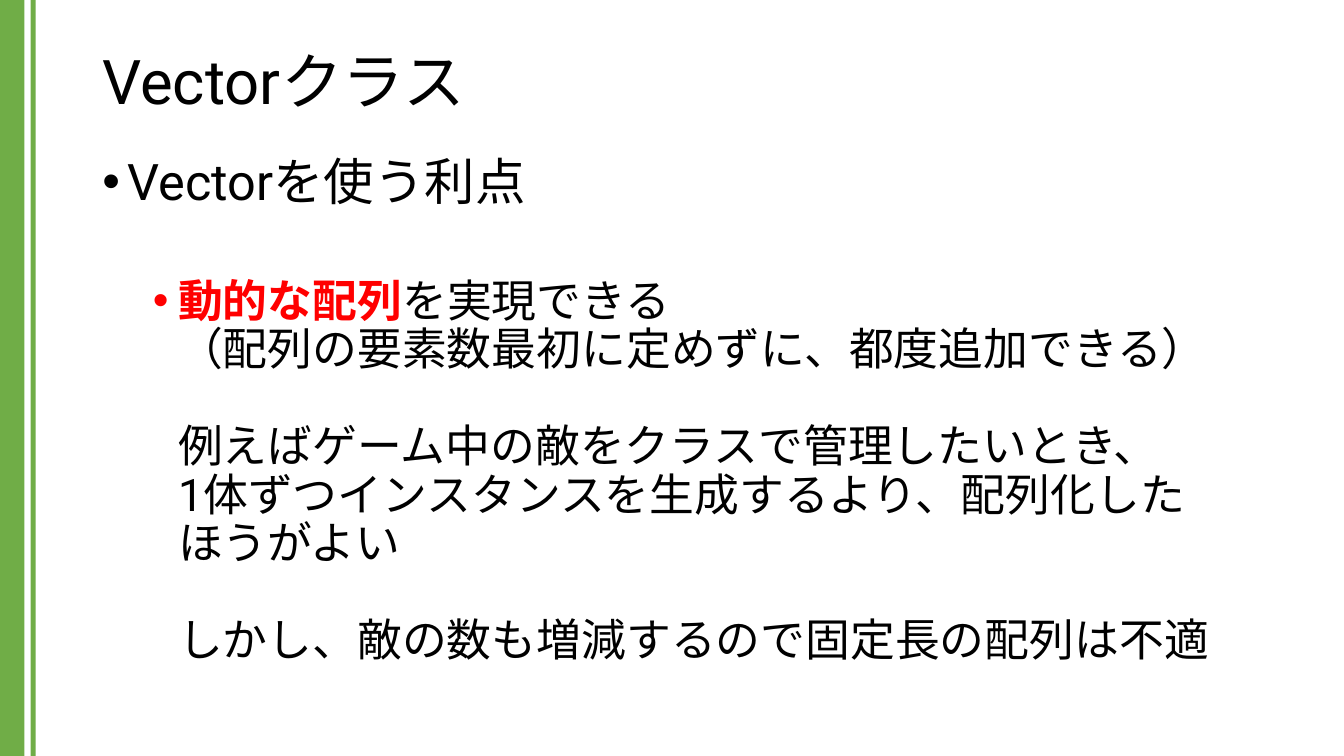
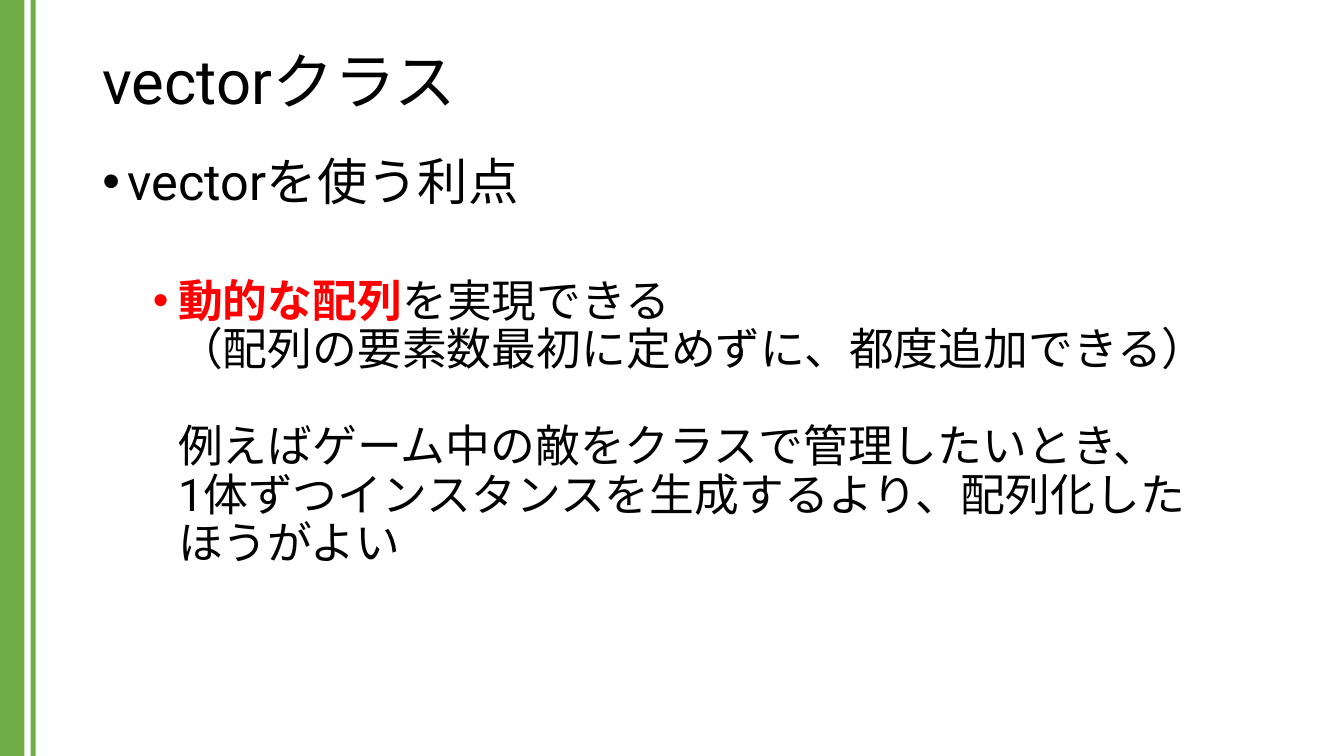
Before and after one commit to kic-murata/cpp2024, a slide deck: slide 4 of 授業資料/講義資料：Vectorクラス.pptx (slide 3 before the commit). Drawn at 1344x756 pixels with LibreOffice and Linux fonts; fonts in the diff are those of the drawing. Boxes give left, top, right and bottom in pixels: in the first picture for what was removed or moved away, otherwise in the second. Text is boxed around its words. In the diff, an @@ line names an element or a change of style, - is before the commit and + after.

```diff
--- a/授業資料/講義資料：Vectorクラス.pptx
+++ b/授業資料/講義資料：Vectorクラス.pptx
@@ title at [102, 54, 456, 107]: text changed @@
-Vectorクラス
+vectorクラス
@@ text at [128, 157, 1207, 561]: text changed @@
-• Vectorを使う利点
-  • 動的な配列を実現できる
-    （配列の要素数最初に定めずに、都度追加できる）
-    例えばゲーム中の敵をクラスで管理したいとき、
-    1体ずつインスタンスを生成するより、配列化した
-    ほうがよい
-    しかし、敵の数も増減するので固定長の配列は不適
+• vectorを使う利点
+  • 動的な配列を実現できる
+    （配列の要素数最初に定めずに、都度追加できる）
+    例えばゲーム中の敵をクラスで管理したいとき、
+    1体ずつインスタンスを生成するより、配列化した
+    ほうがよい
```
Also in this commit, not shown: 9 other slides changed, 12 slides added, 1 other file.
